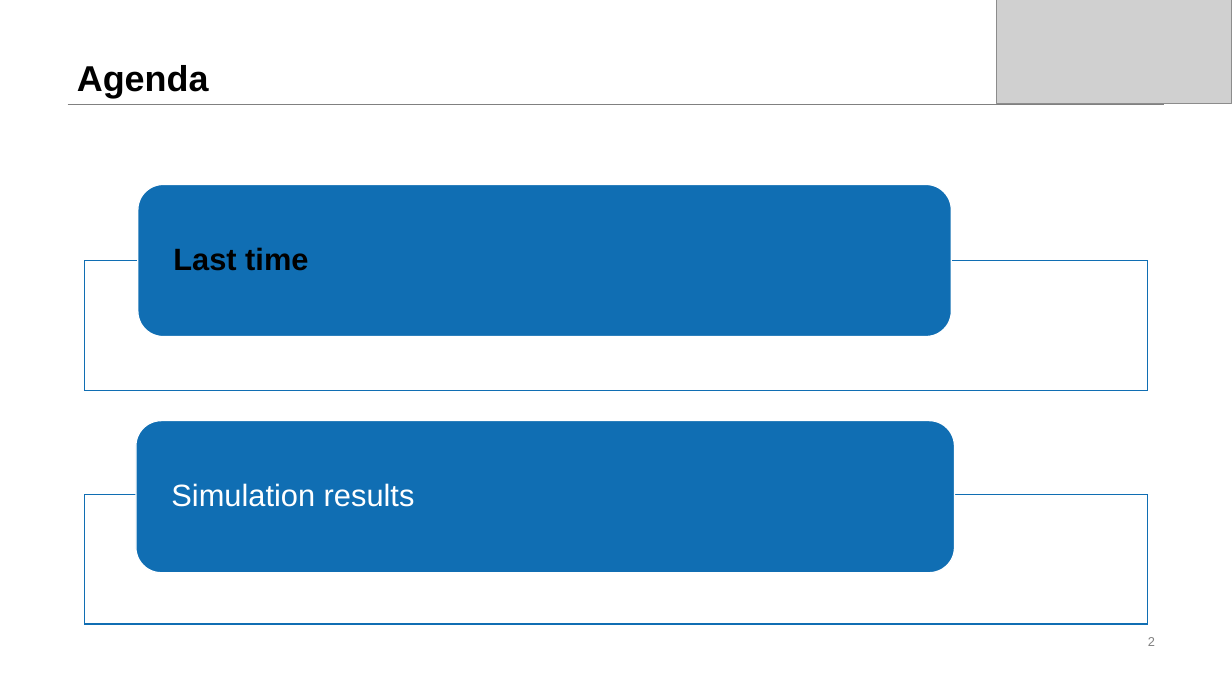
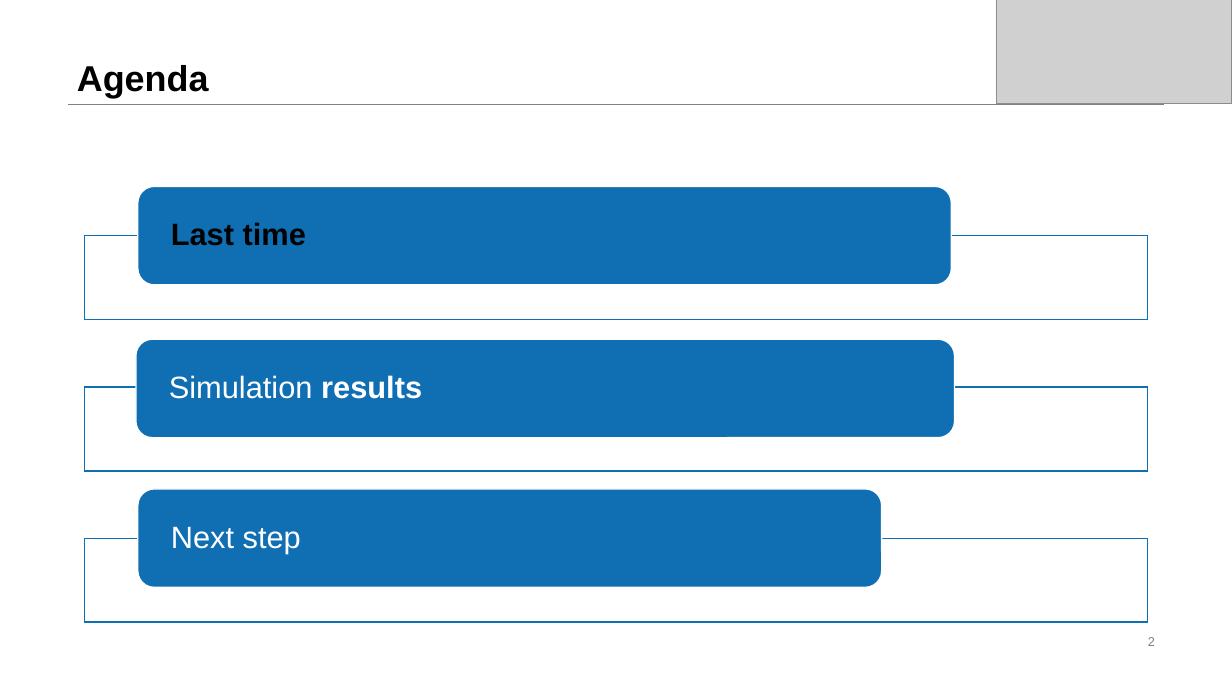
Before and after one commit to dtjgp/GreenAI, a slide deck: slide 2 of presentation/3rd_presentation/GreenAI_3rd.pptx. Drawn at 1232x693 pixels with LibreOffice and Linux fonts; fonts in the diff are those of the drawing; grey boxes stand for pictures. Boxes give left, top, right and bottom in pixels: in the first picture for what was removed or moved away, otherwise in the second. Text is boxed around its words. In the diff, an @@ line names an element or a change of style, - is before the commit and + after.

```diff
--- a/presentation/3rd_presentation/GreenAI_3rd.pptx
+++ b/presentation/3rd_presentation/GreenAI_3rd.pptx
@@ rounded rectangle: place and size @@
-rounded rectangle at box(138, 185, 951, 337)
+rounded rectangle at box(138, 187, 951, 286)
@@ text "Last time": place and size @@
-text "Last time" at box(173, 247, 308, 271)
+text "Last time" at box(171, 222, 306, 246)
@@ rectangle: place and size @@
-rectangle at box(85, 261, 1148, 391)
+rectangle at box(85, 236, 1148, 320)
@@ rounded rectangle added at box(136, 339, 955, 438), fill #106EB3, outline #FFFFFF 1 pt @@
@@ text "Simulation results": place and size @@
-text "Simulation results" at box(171, 483, 415, 507)
+text "Simulation results" at box(169, 375, 422, 399)
@@ text "Simulation results" at box(169, 375, 422, 399): bold on in "results" @@
@@ rectangle added at box(85, 387, 1148, 471), fill #FFFFFF at 90% opacity, outline #106EB3 1 pt @@
@@ rounded rectangle: place and size @@
-rounded rectangle at box(136, 421, 955, 573)
+rounded rectangle at box(138, 489, 882, 588)
@@ rectangle: place and size @@
-rectangle at box(85, 494, 1148, 625)
+rectangle at box(85, 538, 1148, 622)
@@ text added at box(171, 526, 301, 553), 24 pt, text #FFFFFF @@
+Next step
```
Also in this commit, not shown: 2 other slides changed, 2 other files.
